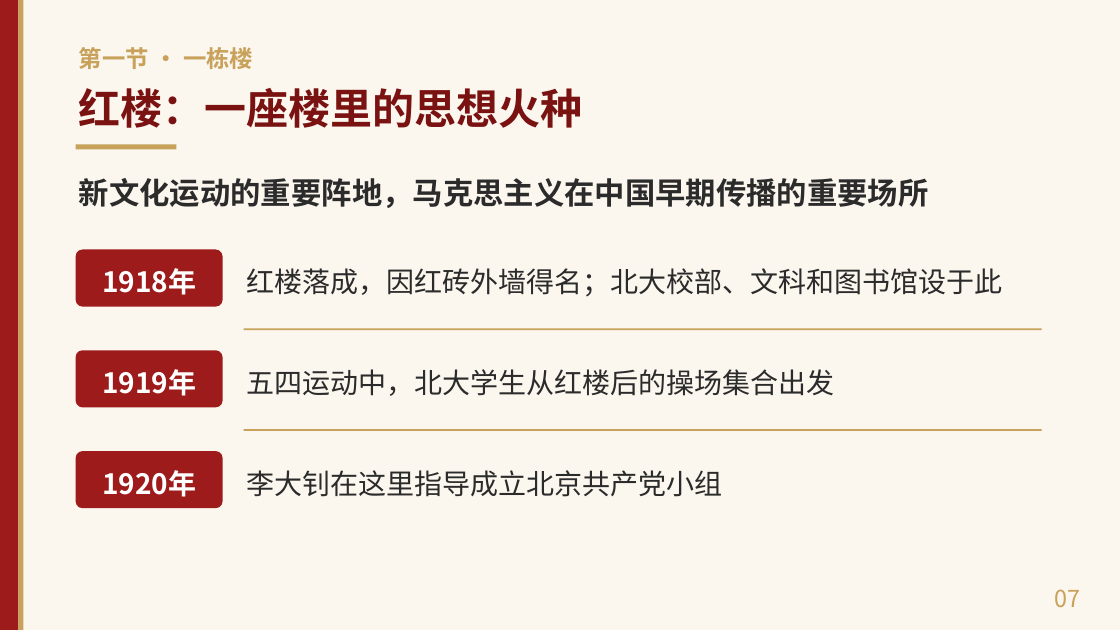
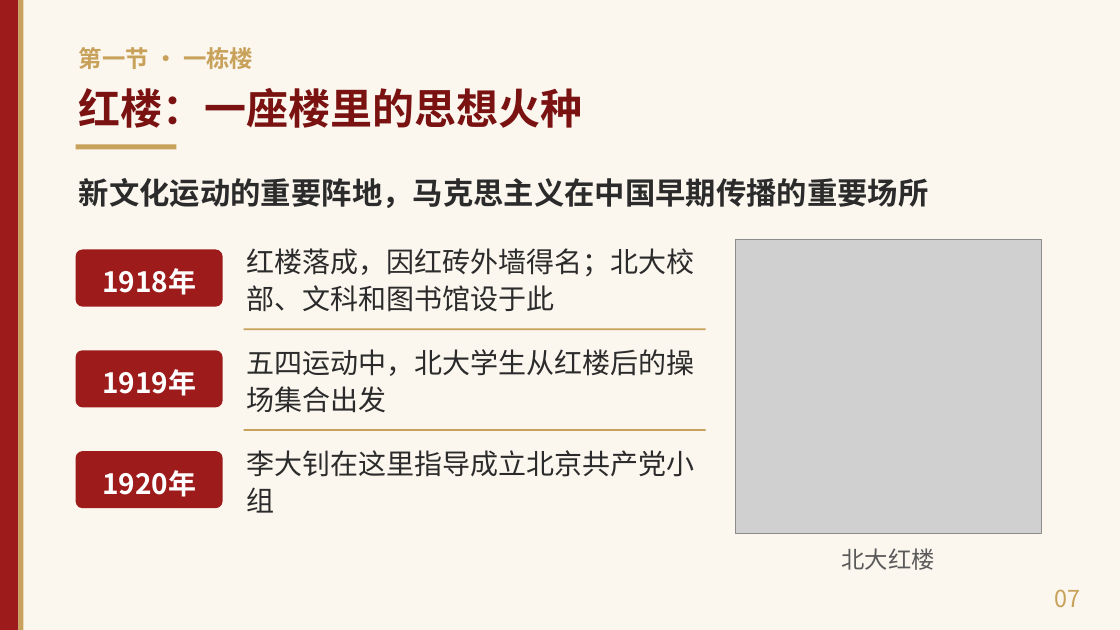
Before and after one commit to shyboy/studyh5, a slide deck: slide 7 of 09.望山河读书分享/《望山河》读书分享（30分钟版）.pptx. Drawn at 1120x630 pixels with LibreOffice and Linux fonts; fonts in the diff are those of the drawing; grey boxes stand for pictures. Boxes give left, top, right and bottom in pixels: in the first picture for what was removed or moved away, otherwise in the second. Text is boxed around its words. In the diff, an @@ line names an element or a change of style, - is before the commit and + after.

```diff
--- a/09.望山河读书分享/《望山河》读书分享（30分钟版）.pptx
+++ b/09.望山河读书分享/《望山河》读书分享（30分钟版）.pptx
@@ picture added at (x1=735, y1=239, x2=1042, y2=534) @@
@@ rectangle resized from (x1=244, y1=329, x2=1042, y2=330) to (x1=244, y1=329, x2=706, y2=330) @@
@@ line spacing 1.2 to 1.1 in 3 elements at (x1=247, y1=248, x2=695, y2=312), (x1=247, y1=349, x2=695, y2=413), (x1=247, y1=450, x2=695, y2=513) @@
@@ rectangle resized from (x1=244, y1=429, x2=1042, y2=431) to (x1=244, y1=429, x2=706, y2=431) @@
@@ text added at (x1=842, y1=548, x2=935, y2=570), 20 pt, text #5A5A5A @@
+北大红楼
```
Also in this commit, not shown: 24 other slides changed, 1 slide added, 2 other files.
